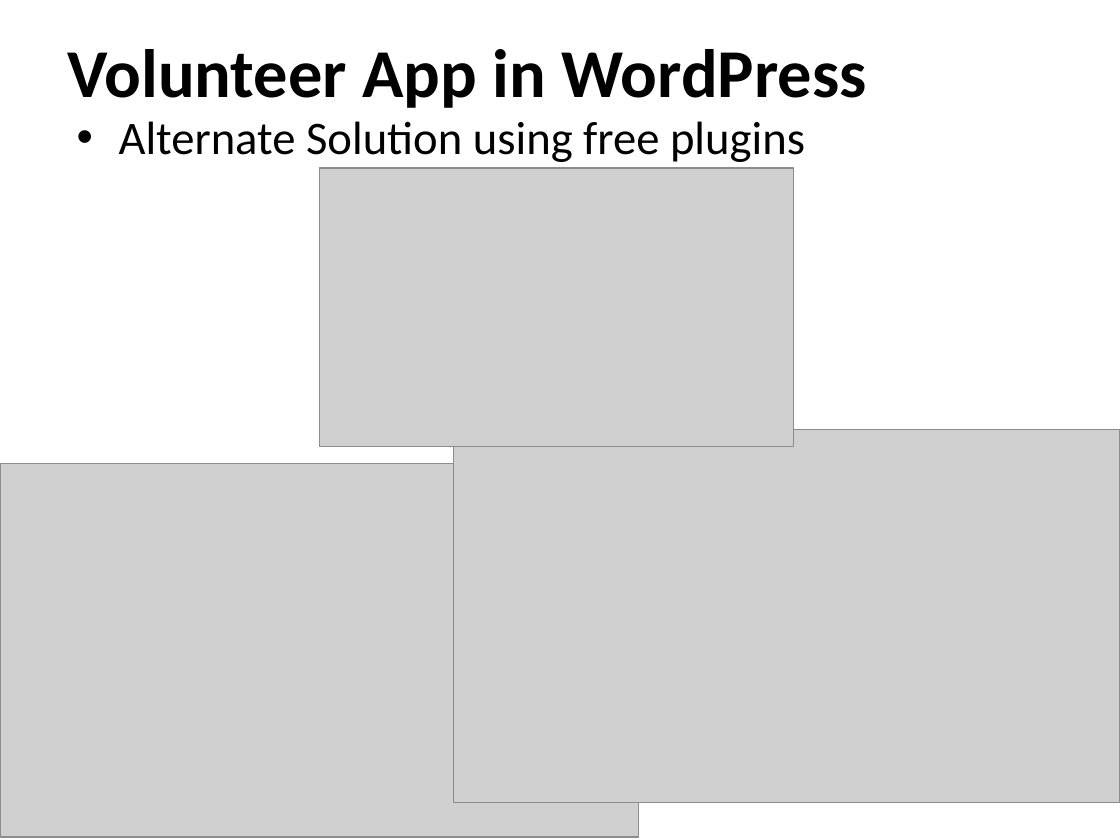
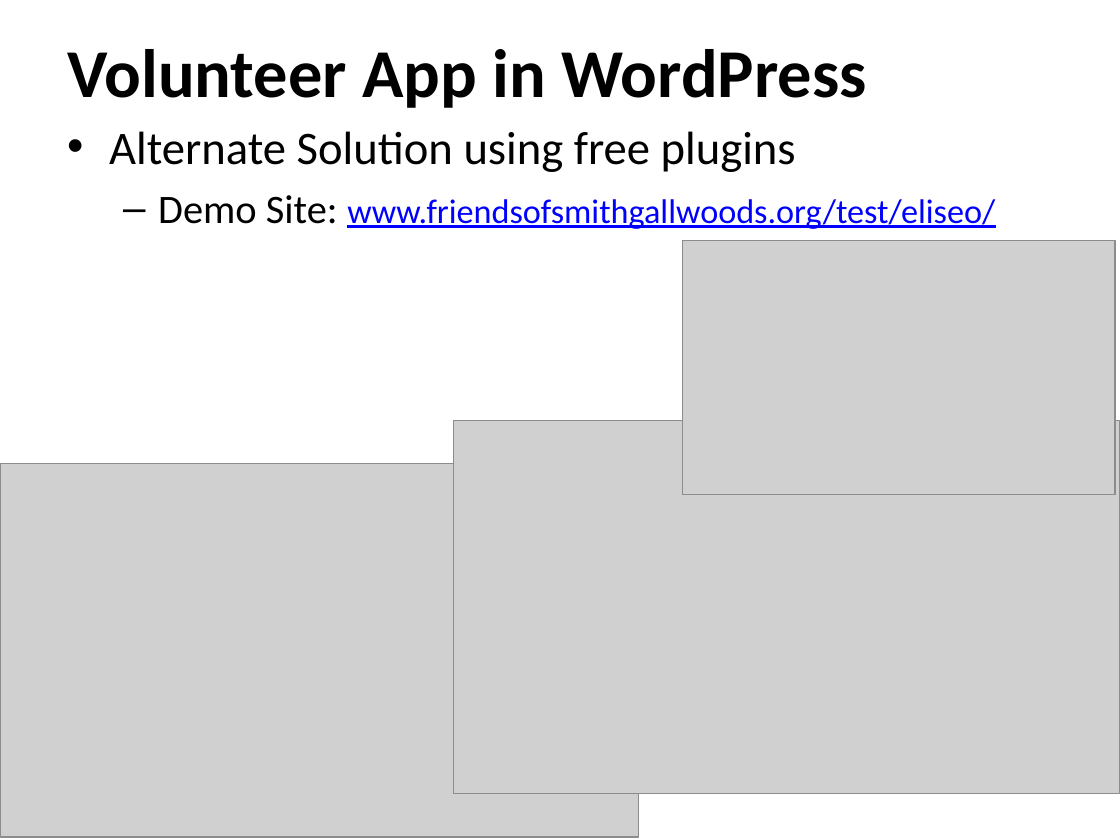
Before and after one commit to ehsantos11/MIST7590-Smithgall-Project, a slide deck: slide 6 of SGW Project Update 28Mar18.pptx (slide 13 before the commit). Drawn at 1120x840 pixels with LibreOffice and Linux fonts; fonts in the diff are those of the drawing; grey boxes stand for pictures; background and template pictures are left out. Boxes give left, top, right and bottom in pixels: in the first picture for what was removed or moved away, otherwise in the second. Text is boxed around its words. In the diff, an @@ line names an element or a change of style, - is before the commit and + after.

Commit message:
Project Update slides for 28Mar18
Added slide of Alternate Solution App with web link

```diff
--- a/SGW Project Update 28Mar18.pptx
+++ b/SGW Project Update 28Mar18.pptx
@@ text "Alternate Solution using free plugins": place and size @@
-text "Alternate Solution using free plugins" at box(119, 121, 805, 162)
+text "Alternate Solution using free plugins" at box(109, 131, 995, 229)
@@ text at box(158, 195, 995, 229): paragraph added @@
+  – Demo Site: www.friendsofsmithgallwoods.org/test/eliseo/
@@ picture: place and size @@
-picture at box(319, 168, 793, 447)
+picture at box(682, 241, 1114, 495)
@@ picture: place and size @@
-picture at box(454, 430, 1120, 803)
+picture at box(454, 420, 1120, 793)
```
